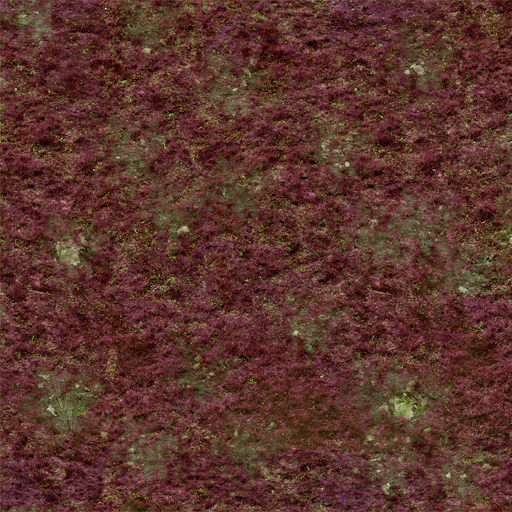
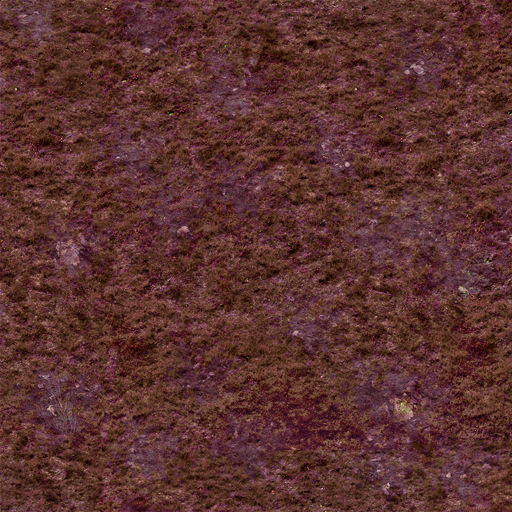
Layered file, before and after one edit (w=512, h=512). Changes by layer:
pixels changed over (0, 0, 512, 512) (layer not identified)
